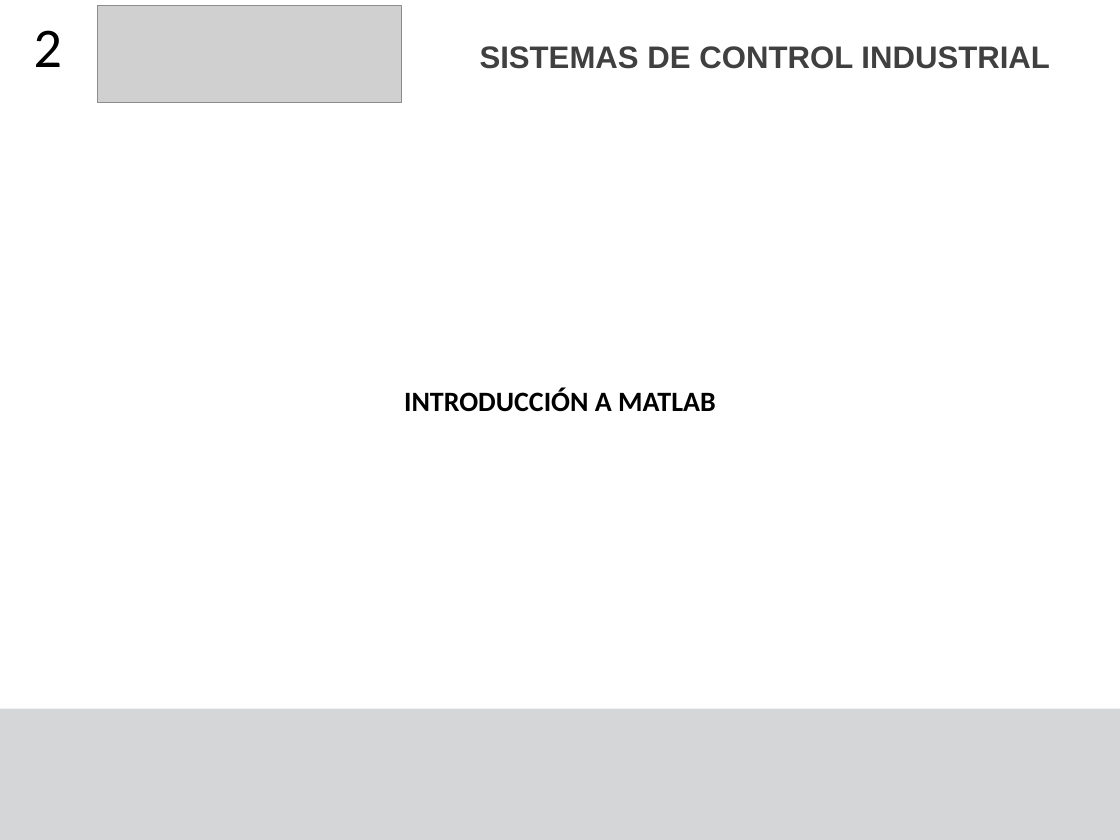
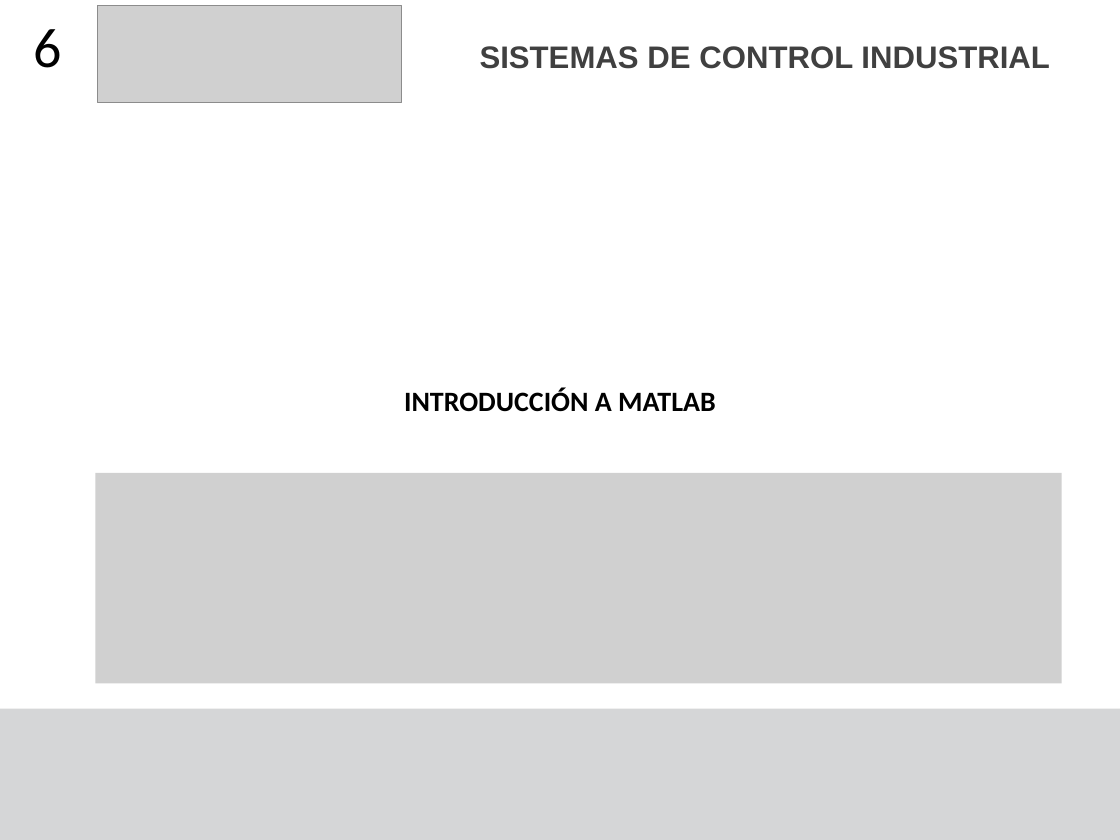
Before and after one commit to F4bian1012/Sistemas_De_Contro_Industrial, a slide deck: slide 6 of Lesson_2/Semana 0.pptx (slide 2 before the commit). Drawn at 1120x840 pixels with LibreOffice and Linux fonts; fonts in the diff are those of the drawing; grey boxes stand for pictures. Boxes give left, top, right and bottom in pixels: in the first picture for what was removed or moved away, otherwise in the second. Text is boxed around its words. In the diff, an @@ line names an element or a change of style, - is before the commit and + after.

```diff
--- a/Lesson_2/Semana 0.pptx
+++ b/Lesson_2/Semana 0.pptx
@@ title at (x1=34, y1=29, x2=62, y2=68): text changed @@
-2
+6
@@ picture added at (x1=95, y1=473, x2=1062, y2=683) @@
```
Also in this commit, not shown: 6 slides added, 1 slide removed, 3 other files.
